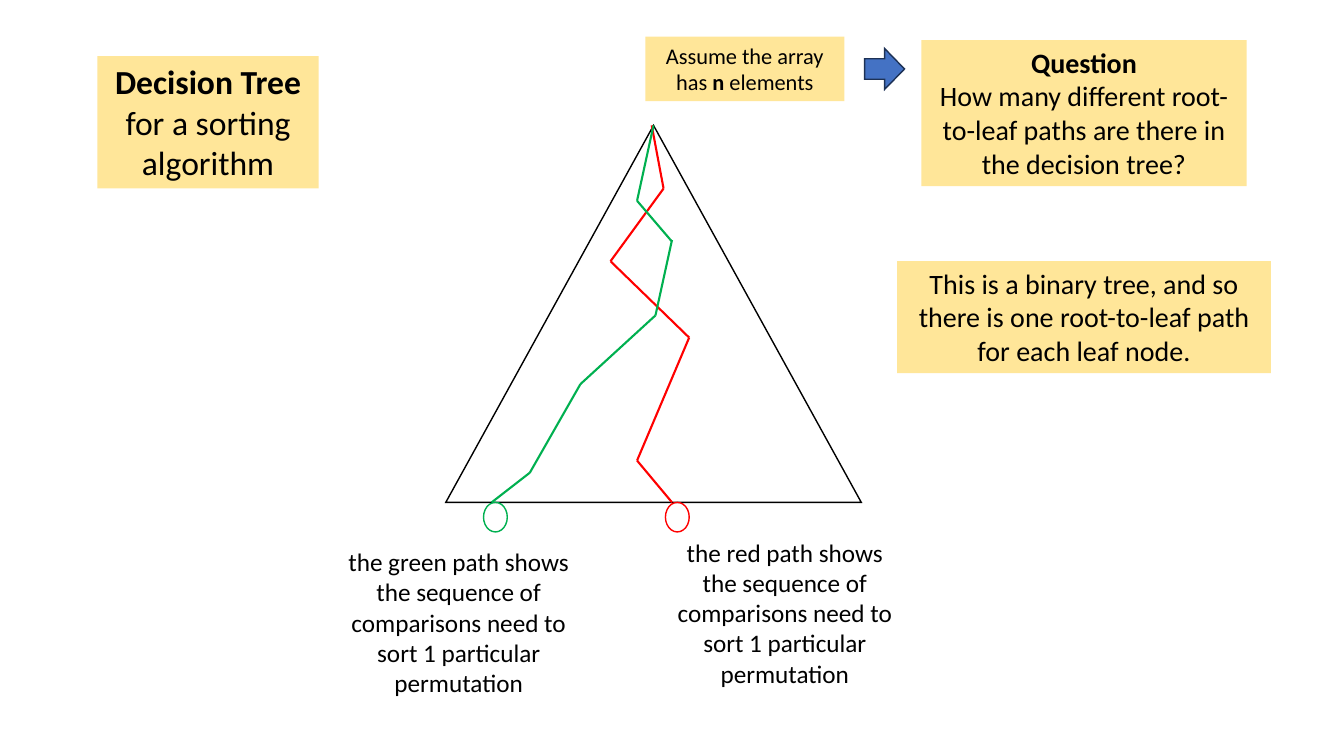
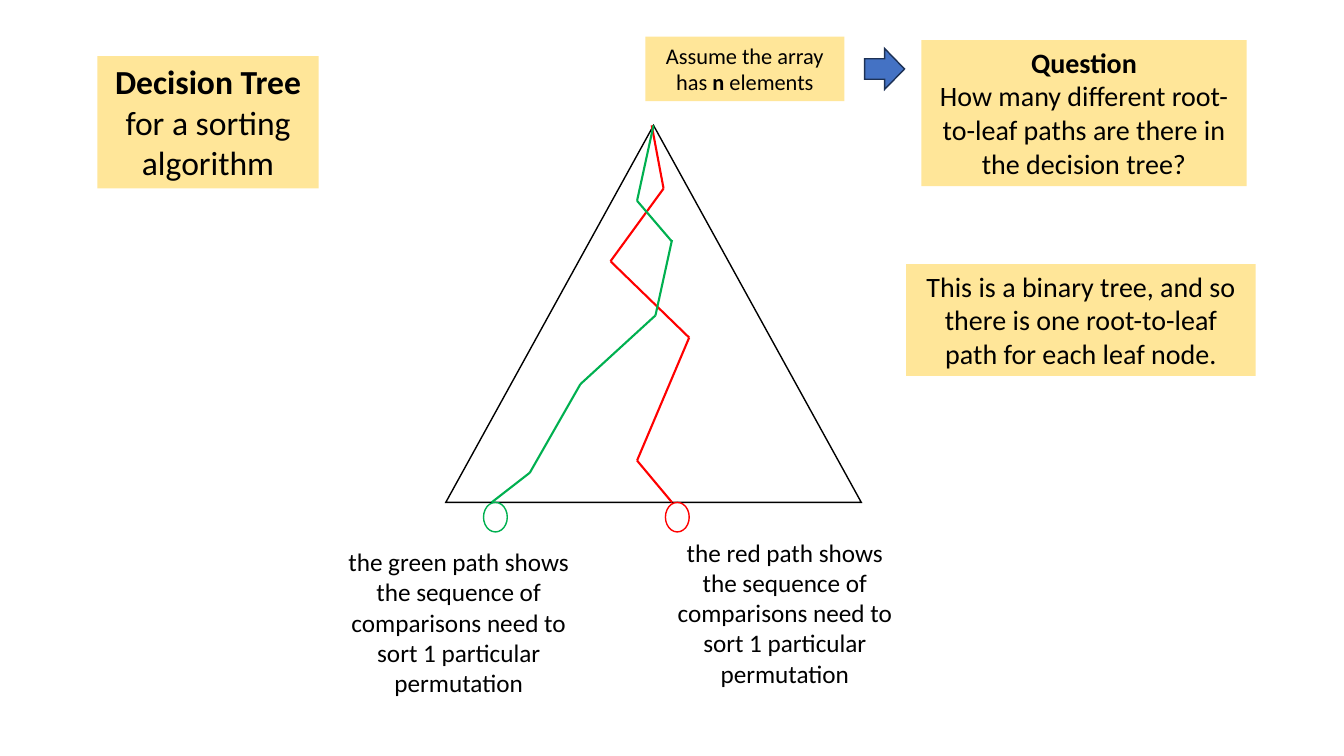
Before and after one commit to tjd1234/cmpt225summer2023, a slide deck: slide 64 of lecture_notes/week9/week9_sorting.pptx. Drawn at 1344x756 pixels with LibreOffice and Linux fonts; fonts in the diff are those of the drawing. Boxes give left, top, right and bottom in pixels: in the first picture for what was removed or moved away, otherwise in the second. Text is boxed around its words. In the diff, an @@ line names an element or a change of style, - is before the commit and + after.

Commit message:
updated

```diff
--- a/lecture_notes/week9/week9_sorting.pptx
+++ b/lecture_notes/week9/week9_sorting.pptx
@@ rectangle "This is a binary tree, ...": place and size @@
-rectangle "This is a binary tree, ..." at (897,261,1271,373)
+rectangle "This is a binary tree, ..." at (906,264,1256,376)
```
Also in this commit, not shown: 11 other slides changed, 4 slides added.
